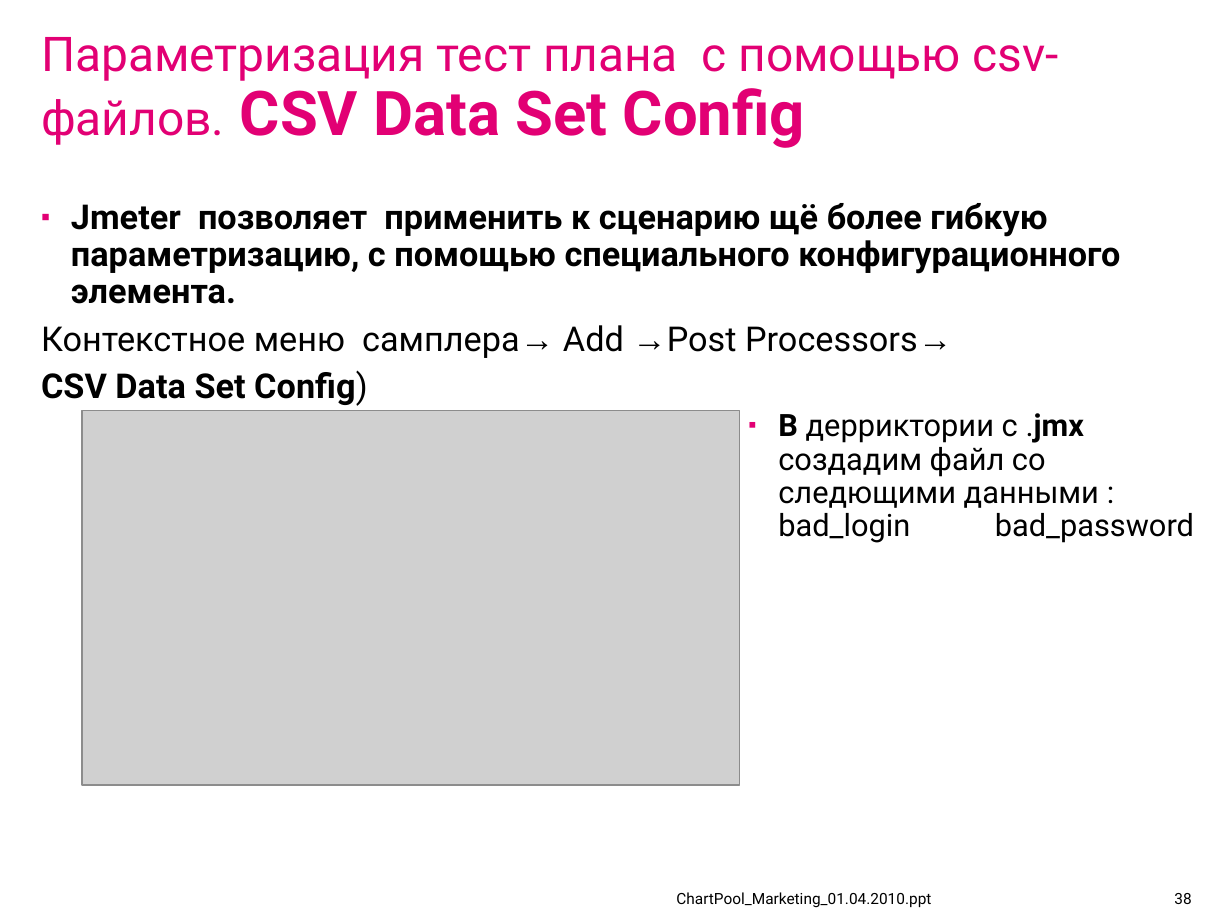
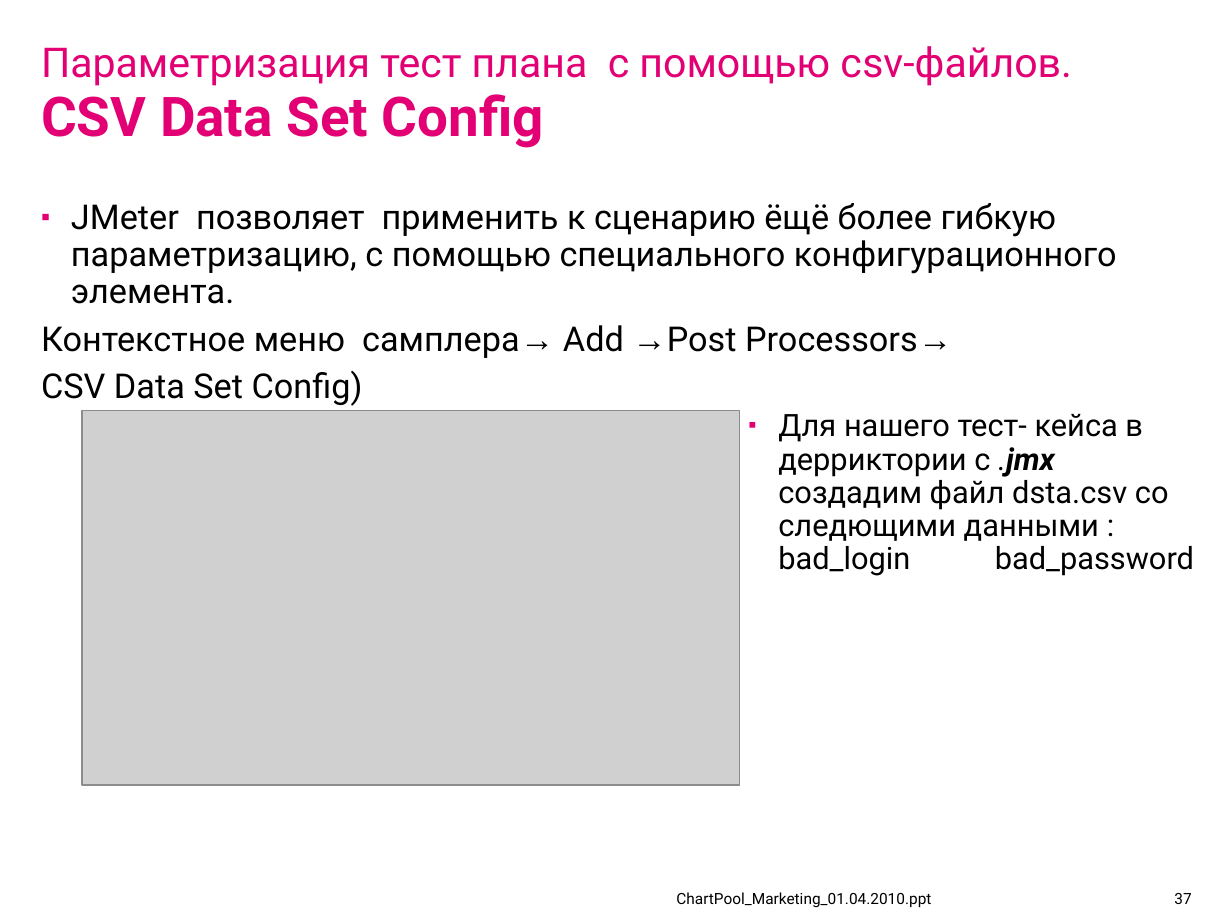
Before and after one commit to IvanCS/JMeterAvtoTestingDemo, a slide deck: slide 37 of documents/presentation.ppt (slide 38 before the commit). Drawn at 1232x924 pixels with LibreOffice and Linux fonts; fonts in the diff are those of the drawing; grey boxes stand for pictures; background and template pictures are left out. Boxes give left, top, right and bottom in pixels: in the first picture for what was removed or moved away, otherwise in the second. Text is boxed around its words. In the diff, an @@ line names an element or a change of style, - is before the commit and + after.

```diff
--- a/documents/presentation.ppt
+++ b/documents/presentation.ppt
@@ title "Параметризация тест плана с помощью ..." at (41, 46, 1072, 148): size 28 to 24 pt in "Параметризация тест плана с помощью сsv-файлов."; size 36 to 32 pt in "СSV Data Set Config" @@
@@ text at (71, 203, 1117, 304): text changed; bold off @@
-▪ Jmeter позволяет применить к сценарию щё более гибкую параметризацию, с помощью специального конфигурационного элемента.
+▪ JMeter позволяет применить к сценарию ёщё более гибкую параметризацию, с помощью специального конфигурационного элемента.
@@ text at (41, 371, 363, 406): bold off in "СSV Data Set Config)" @@
@@ text at (778, 413, 1194, 576): text changed @@
-▪ В дерриктории с .jmx создадим файл со следющими данными : bad_login bad_password
+▪ Для нашего тест- кейса в дерриктории с .jmx создадим файл dsta.csv со следющими данными : bad_login bad_password
@@ page number at (1174, 893, 1191, 904): text changed @@
-38
+37
```
Also in this commit, not shown: 29 other slides changed, 4 slides added, 6 slides removed.
